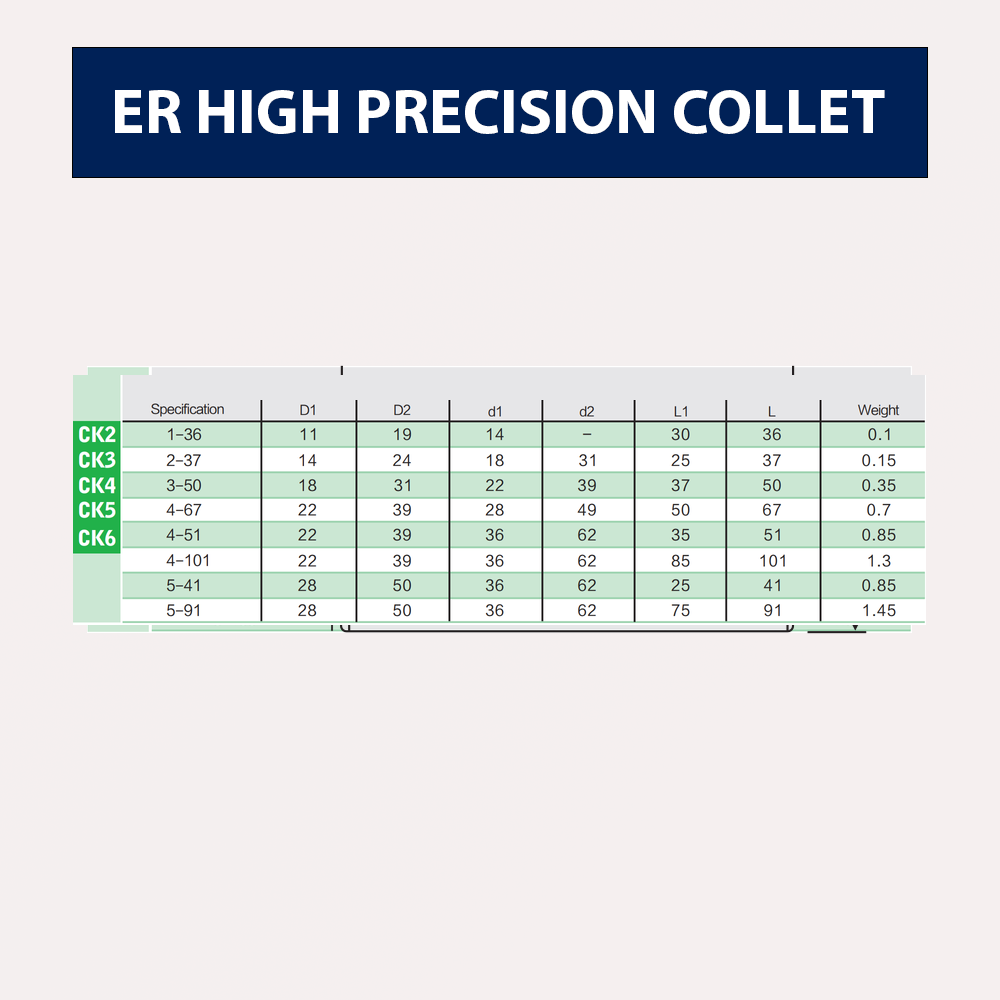
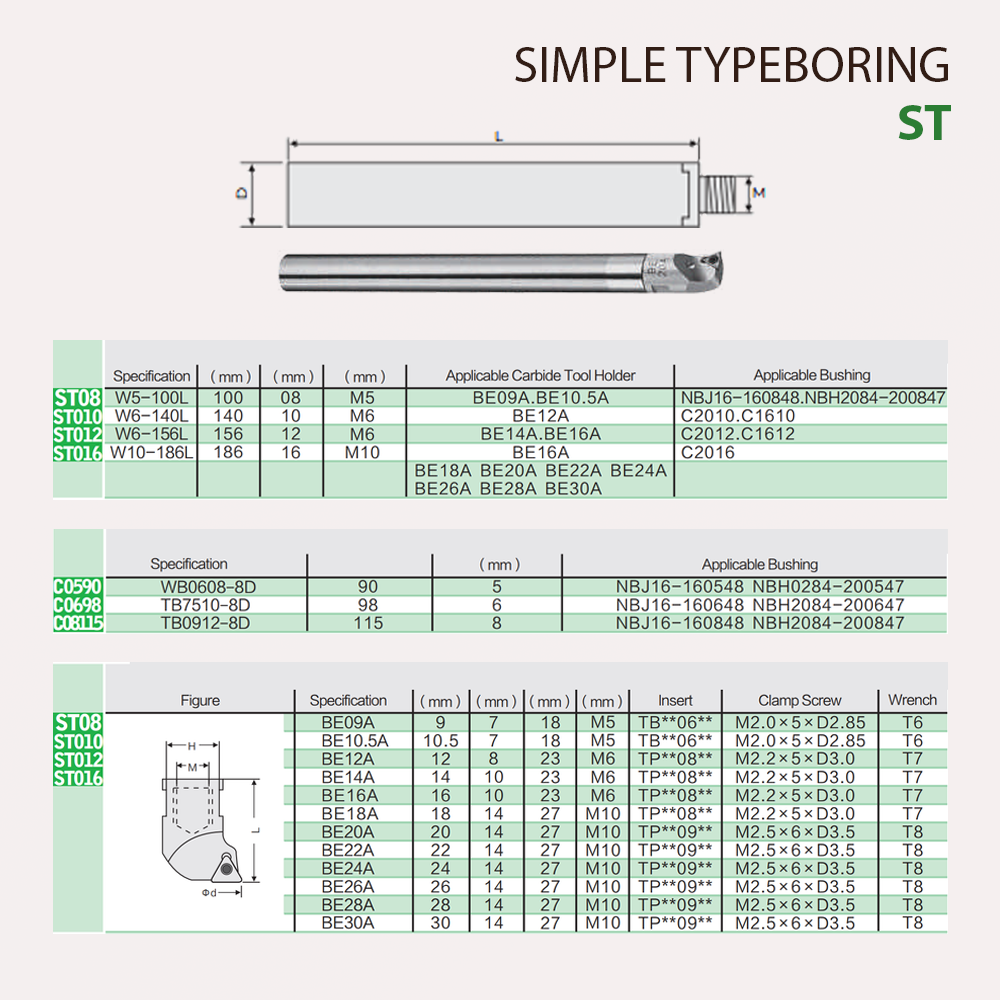
Layered file, before and after one edit (1000 x 1000). Changes by layer:
added group "ST" (1st of 2) with 7 layers above "NBJ16" over [53,47,951,934]
added layer "ST" (2nd of 2, in "ST") in group "ST" over [898,105,951,140]
added layer "SIMPLE TYPEBORING" in group "ST" over [515,47,948,82]
added layer "Layer 13" in group "ST" over [235,129,766,228]
added layer "Layer 8" in group "ST" over [277,249,724,294]
added layer "Layer 9" in group "ST" over [53,340,948,500]
added layer "Layer 10" in group "ST" over [53,529,948,634]
added layer "Layer 11" in group "ST" over [53,662,948,934]
moved "thong-so-ky-thuat" into group "NBJ16" over [53,500,948,727]
moved "Layer 2" into group "LBK", painted on it over [132,141,867,634]
moved "Layer 4" into group "LBK", painted on it over [341,340,657,578]
removed layer "Layer 3" over [132,437,868,563]
moved "Layer 1" into group "LBK", painted on it over [53,366,948,790]
moved "Layer 6" into group "CK", painted on it over [53,375,948,763]
moved "Layer 5" into group "CK", painted on it over [341,272,662,594]
hid group "hinh-dai-dien" (13 layers) over [53,47,949,917]
renamed "ER HIGH PRECISION COLLET" to "CK / LBK BORING BAR SYSTEM", painted on it over [110,90,891,134]
hid group "chi-tiet" (6 layers) over [223,47,949,917]